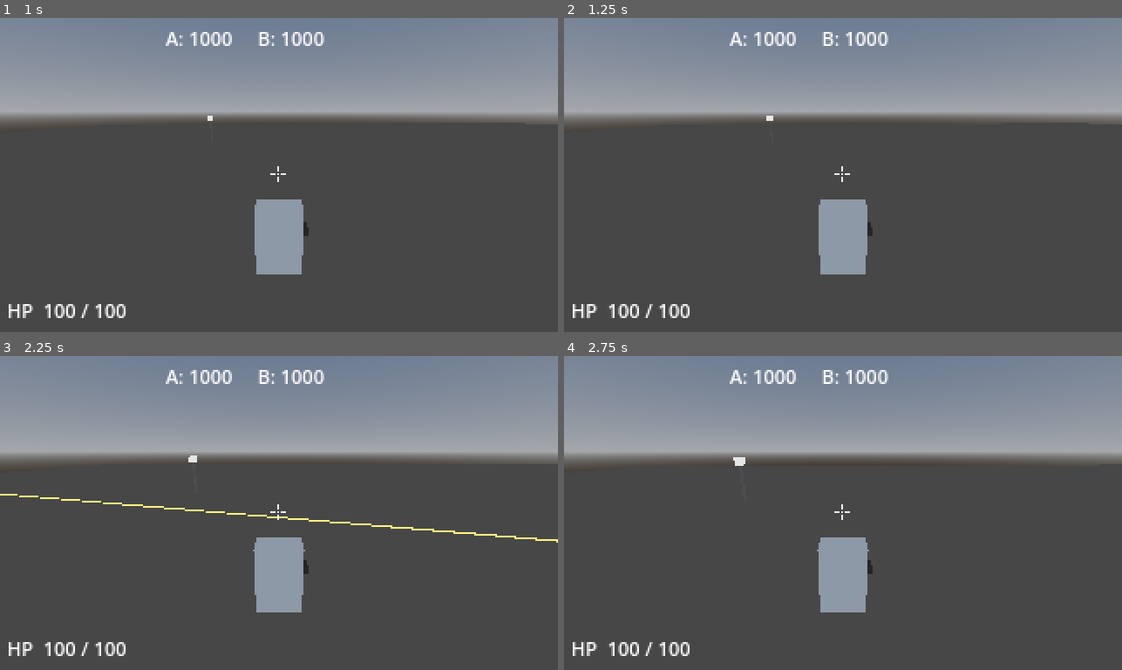
Above: before the commit, frames 1-4 (two rows, left to right).
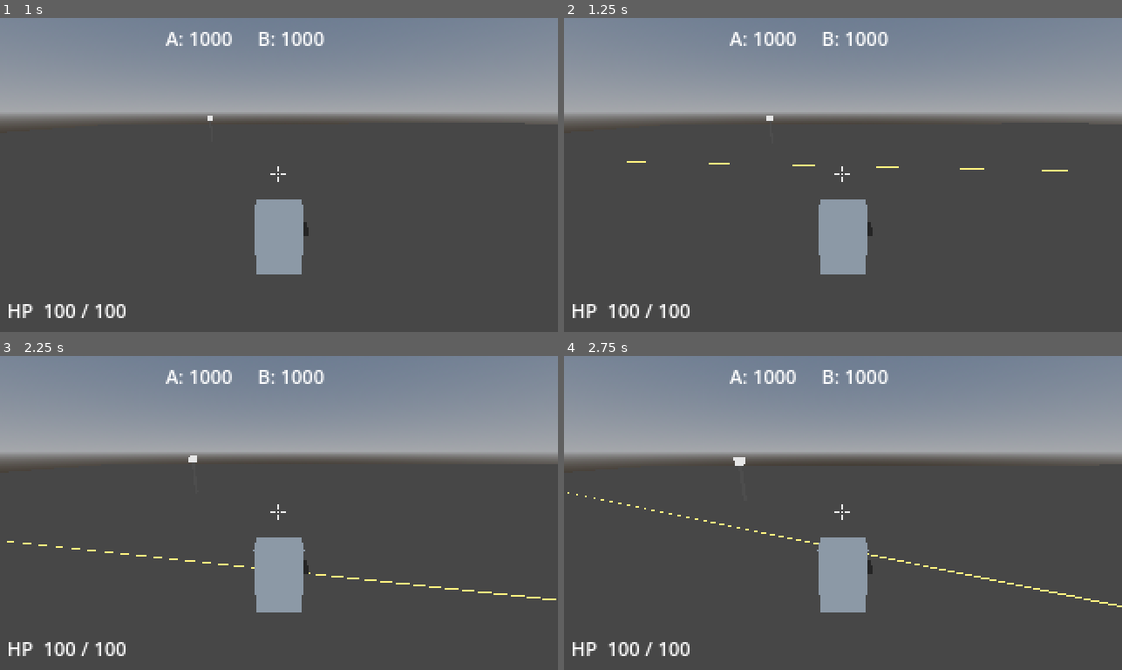
Above: after the commit, the same moments.

Repository: jonathandaley/Hardpoint
Game: Godot game, scene res://scenes/arena/Arena.tscn
Same seed, same stepped clock (60 frames per second), same inputs: the game is played once before the commit and once after it.
Inputs (mouse positions are in pixels of both pictures, inside the frame that each line leads up to):
- Up to frame 1 (1 s): tap Enter (ui_accept) at 0.5, 0.77 s; move the mouse to (306, 175) at 0.52 s; press the mouse at (306, 175) at 0.53 s; hold W (move_forward) from 0.53 s (still down)
- Up to frame 2 (1.25 s): keep holding W (move_forward)
- Up to frame 3 (2.25 s): keep holding W (move_forward); move the mouse to (251, 513) at 1.27 s; release the mouse at (251, 513) at 1.28 s; right-click (251, 513) at 1.35 s; tap Enter (ui_accept) at 1.52, 2 s; move the mouse to (290, 506) at 2.02 s; press the mouse at (290, 506) at 2.03 s
- Up to frame 4 (2.75 s): keep holding W (move_forward)

Frame 1 is identical in both runs. In frame 2, 0.1% of the frame differs, in the area x 11-91%, y 45-49%; in frame 3, 0.9%, in the area x 0-100%, y 43-78%; in frame 4, 0.3%.

Commit message:
Increase bot difficulty: tighter aim, shorter pause
AIM_SPREAD 0.08 → 0.04, burst ratio 1.2/1.0 → 1.6/0.6 (55% → 73% uptime)

Co-Authored-By: Claude Sonnet 4.6 <noreply@anthropic.com>

Diff:
--- a/scripts/AIInputSource.gd
+++ b/scripts/AIInputSource.gd
@@ -5,9 +5,9 @@
 const ENGAGE_DIST   := 35.0  # close enough to shoot
 const RETREAT_DIST  := 8.0   # too close — back off
 const AIM_THRESHOLD := 0.25  # fire when within this many radians of target
-const AIM_SPREAD    := 0.08  # max random jitter added to aim (radians)
-const BURST_FIRE    := 1.2   # seconds of continuous fire per burst
-const BURST_PAUSE   := 1.0   # seconds of pause between bursts
+const AIM_SPREAD    := 0.04  # max random jitter added to aim (radians)
+const BURST_FIRE    := 1.6   # seconds of continuous fire per burst
+const BURST_PAUSE   := 0.6   # seconds of pause between bursts
 
 var _target: Node3D = null
 var _look_delta: Vector2 = Vector2.ZERO
